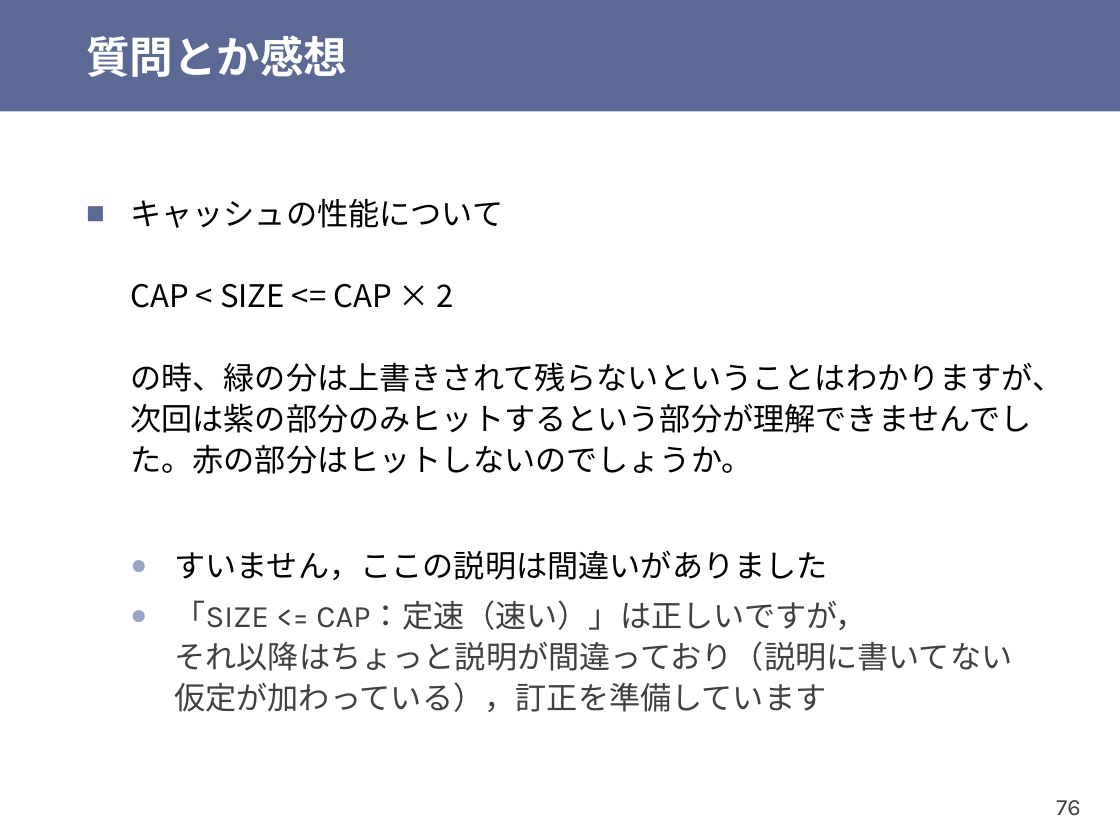
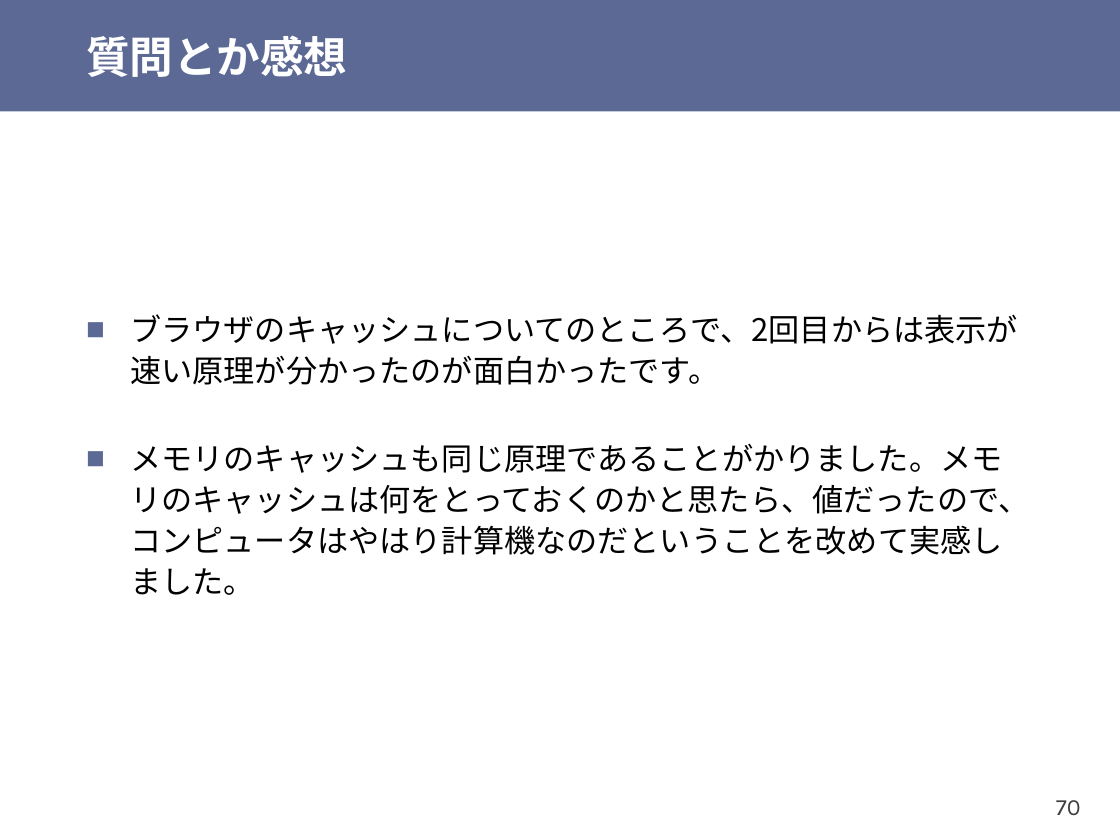
Before and after one commit to shioyadan/otya-computer-architecture-i, a slide deck: slide 70 of cai-shioya-10.pptx (slide 76 before the commit). Drawn at 1120x840 pixels with LibreOffice and Linux fonts; fonts in the diff are those of the drawing. Boxes give left, top, right and bottom in pixels: in the first picture for what was removed or moved away, otherwise in the second. Text is boxed around its words. In the diff, an @@ line names an element or a change of style, - is before the commit and + after.

```diff
--- a/cai-shioya-10.pptx
+++ b/cai-shioya-10.pptx
@@ text at box(130, 314, 1029, 595): text changed @@
-■ キャッシュの性能について
-  CAP < SIZE <= CAP × 2
-  の時、緑の分は上書きされて残らないということはわかりますが、次回は紫の部分のみヒットするという部分が理解できませんでした。赤の部分はヒットしないのでしょうか。
-  ● すいません，ここの説明は間違いがありました
-  ● 「SIZE <= CAP：定速（速い）」は正しいですが，
-    それ以降はちょっと説明が間違っており（説明に書いてない仮定が加わっている），訂正を準備しています
+■ ブラウザのキャッシュについてのところで、2回目からは表示が速い原理が分かったのが面白かったです。
+■ メモリのキャッシュも同じ原理であることがかりました。メモリのキャッシュは何をとっておくのかと思たら、値だったので、コンピュータはやはり計算機なのだということを改めて実感しました。
@@ page number at box(1056, 800, 1081, 816): text changed @@
-76
+70
```
Also in this commit, not shown: 25 other slides changed, 2 slides added, 25 slides removed, 1 other file.
